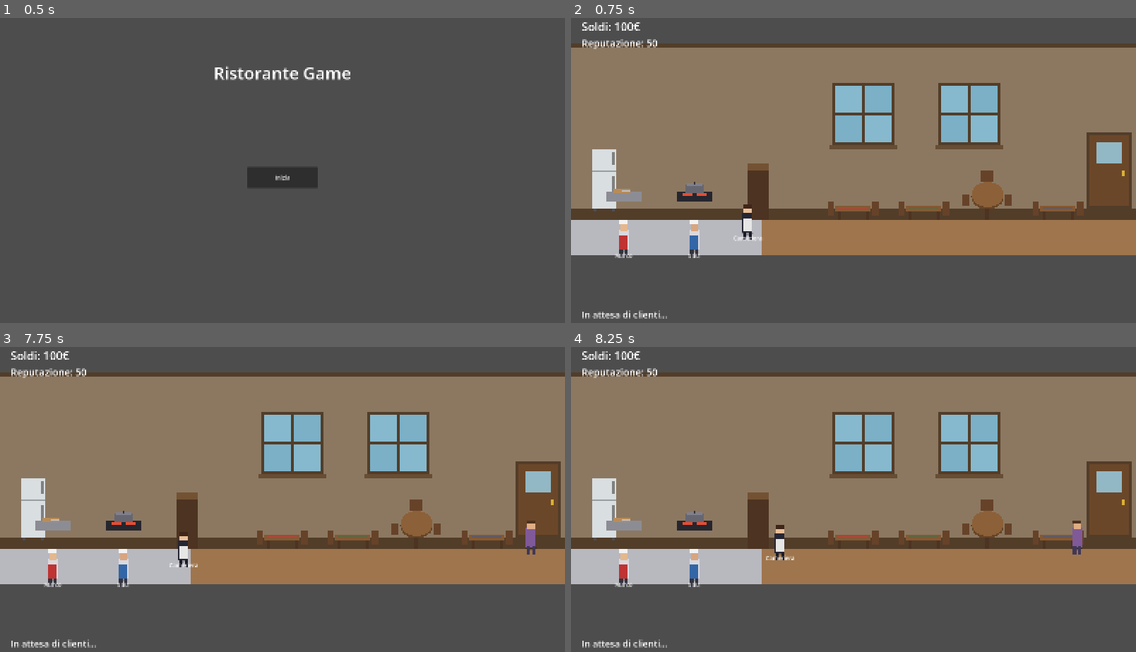
Above: before the commit, frames 1-4 (two rows, left to right).
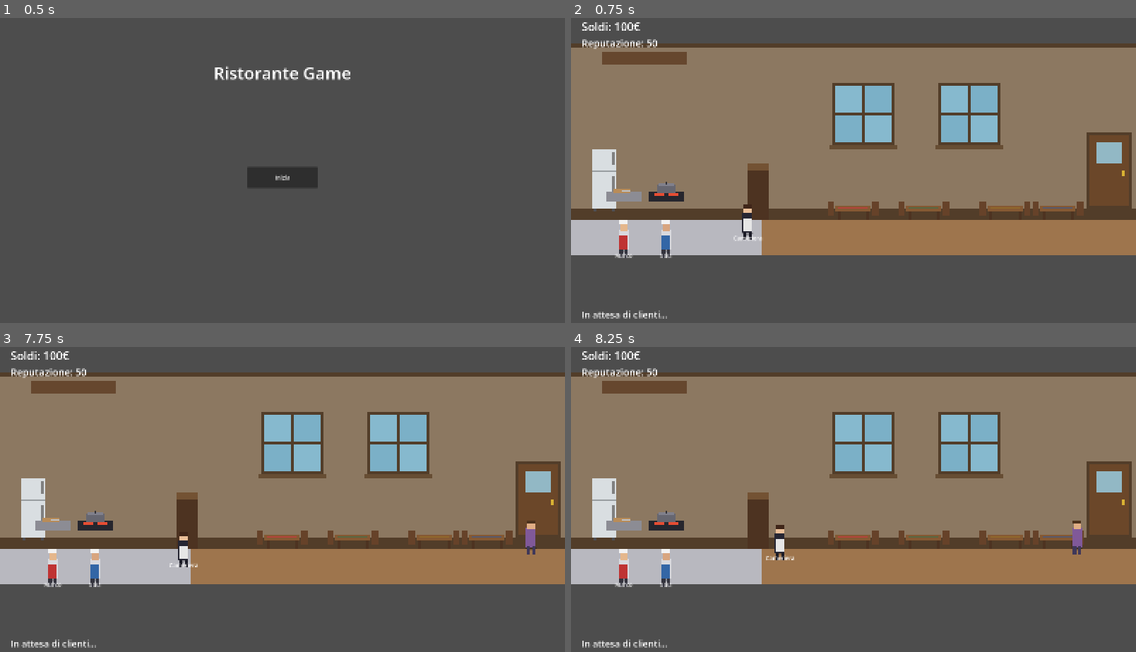
Above: after the commit, the same moments.

Repository: damarogiulio7-maker/ristorante-game
Game: Godot game, scene res://scenes/ui/main_menu.tscn
Two runs of this game, one before a commit and one after it. Both use one fixed random seed, a clock stepped at 60 frames per second and the inputs below.
Inputs (mouse positions are in pixels of both pictures, inside the frame that each line leads up to):
- Up to frame 1 (0.5 s): no input
- Up to frame 2 (0.75 s): click "Inizia" at 0.5 s
- Up to frame 3 (7.75 s): tap Enter at 1.25, 2.75, 4.25 s; move the mouse to (282, 536) at 1.27 s; click (282, 536) at 1.42 s; tap Space at 2, 3.5, 5 s; move the mouse to (350, 536) at 2.02 s; click (350, 536) at 2.17 s; move the mouse to (418, 523) at 2.77 s; click (418, 523) at 2.92 s; move the mouse to (485, 536) at 3.52 s; click (485, 536) at 3.67 s; move the mouse to (452, 542) at 4.27 s; click (452, 542) at 4.42 s; move the mouse to (113, 447) at 5.02 s; click (113, 447) at 5.17 s; move the mouse to (310, 496) at 5.77 s; click (310, 496) at 5.92 s; move the mouse to (197, 417) at 6.52 s; click (197, 417) at 6.67 s; move the mouse to (406, 481) at 7.27 s; click (406, 481) at 7.42 s
- Up to frame 4 (8.25 s): move the mouse to (740, 511) at 8.02 s; click (740, 511) at 8.17 s

Frame 1 is identical in both runs. In frame 2, 2.2% of the frame differs, in the area x 5-82%, y 11-79%; in frame 3, 2.2%; in frame 4, 2.2%.

Commit message:
fortificazione del sistema

Diff:
--- a/project.godot
+++ b/project.godot
@@ -1,23 +1,14 @@
 ; Engine configuration file.
-; It's best edited using the editor UI and not directly,
-; since the parameters that go here are not all obvious.
-;
-; Format:
-;   [section] ; section goes between []
-;   param=value ; assign values to parameters
+; Non modificare manualmente le sezioni tra [] se non sai cosa fai.
 
 config_version=5
-
-[animation]
-
-compatibility/default_parent_skeleton_in_mesh_instance_3d=true
 
 [application]
 
 config/name="Ristorante Game"
 config/description="Gestionale/simulazione di ristorante ispirato al mondo della cucina reale."
 run/main_scene="res://scenes/ui/main_menu.tscn"
-config/features=PackedStringArray("4.7", "Mobile")
+config/features=PackedStringArray("4.3", "Mobile")
 config/icon="res://assets/sprites/icon.svg"
 
 [display]
--- a/scenes/kitchen/kitchen_room.tscn
+++ b/scenes/kitchen/kitchen_room.tscn
@@ -398,74 +398,79 @@
 color = Color(0.75, 0.4, 0.2, 1)
 polygon = PackedVector2Array(-6, 0, -4, -4, 0, -6, 4, -4, 6, 0, 4, 4, 0, 6, -4, 4)
 
-[node name="RoundTable" type="Node2D" parent="Environment/Tables"]
-position = Vector2(1180, 440)
+[node name="Table4" type="Node2D" parent="Environment/Tables"]
+position = Vector2(1180, 430)
 script = ExtResource("6")
-seat_offset = Vector2(60, 5)
-
-[node name="Leg" type="ColorRect" parent="Environment/Tables/RoundTable"]
-offset_left = -6.0
+seat_offset = Vector2(113, 25)
+
+[node name="Leg1" type="ColorRect" parent="Environment/Tables/Table4"]
+offset_left = 5.0
+offset_top = 40.0
+offset_right = 13.0
+offset_bottom = 70.0
+color = Color(0.3, 0.2, 0.13, 1)
+
+[node name="Leg2" type="ColorRect" parent="Environment/Tables/Table4"]
+offset_left = 87.0
+offset_top = 40.0
+offset_right = 95.0
+offset_bottom = 70.0
+color = Color(0.3, 0.2, 0.13, 1)
+
+[node name="Top" type="ColorRect" parent="Environment/Tables/Table4"]
+offset_left = 0.0
 offset_top = 30.0
-offset_right = 6.0
-offset_bottom = 60.0
-color = Color(0.3, 0.2, 0.13, 1)
-
-[node name="TopShadow" type="Polygon2D" parent="Environment/Tables/RoundTable"]
-color = Color(0.4, 0.27, 0.15, 1)
-polygon = PackedVector2Array(-46, -6, -40, -26, -22, -38, 0, -42, 22, -38, 40, -26, 46, -6, 40, 14, 22, 26, 0, 30, -22, 26, -40, 14)
-
-[node name="Top" type="Polygon2D" parent="Environment/Tables/RoundTable"]
-position = Vector2(0, -6)
-color = Color(0.55, 0.38, 0.22, 1)
-polygon = PackedVector2Array(-46, -6, -40, -26, -22, -38, 0, -42, 22, -38, 40, -26, 46, -6, 40, 14, 22, 26, 0, 30, -22, 26, -40, 14)
-
-[node name="ChairBack" type="ColorRect" parent="Environment/Tables/RoundTable"]
-offset_left = -18.0
-offset_top = -80.0
-offset_right = 18.0
-offset_bottom = -46.0
+offset_right = 100.0
+offset_bottom = 46.0
+color = Color(0.52, 0.35, 0.2, 1)
+
+[node name="Cloth" type="ColorRect" parent="Environment/Tables/Table4"]
+offset_left = 8.0
+offset_top = 33.0
+offset_right = 92.0
+offset_bottom = 40.0
+color = Color(0.6, 0.45, 0.15, 0.55)
+
+[node name="ChairLeft" type="ColorRect" parent="Environment/Tables/Table4"]
+offset_left = -22.0
+offset_top = 20.0
+offset_right = -4.0
+offset_bottom = 58.0
 color = Color(0.4, 0.26, 0.16, 1)
 
-[node name="ChairLeft" type="ColorRect" parent="Environment/Tables/RoundTable"]
-offset_left = -70.0
-offset_top = -12.0
-offset_right = -50.0
-offset_bottom = 22.0
+[node name="ChairRight" type="ColorRect" parent="Environment/Tables/Table4"]
+offset_left = 104.0
+offset_top = 20.0
+offset_right = 122.0
+offset_bottom = 58.0
 color = Color(0.4, 0.26, 0.16, 1)
 
-[node name="ChairRight" type="ColorRect" parent="Environment/Tables/RoundTable"]
-offset_left = 50.0
-offset_top = -12.0
-offset_right = 70.0
-offset_bottom = 22.0
-color = Color(0.4, 0.26, 0.16, 1)
-
-[node name="ClickArea" type="Area2D" parent="Environment/Tables/RoundTable"]
-position = Vector2(0, -10)
+[node name="ClickArea" type="Area2D" parent="Environment/Tables/Table4"]
+position = Vector2(50, 38)
 input_pickable = true
 
-[node name="Shape" type="CollisionShape2D" parent="Environment/Tables/RoundTable/ClickArea"]
+[node name="Shape" type="CollisionShape2D" parent="Environment/Tables/Table4/ClickArea"]
 shape = SubResource("table_click_shape")
 
-[node name="MoneyIcon" type="Label" parent="Environment/Tables/RoundTable"]
-offset_left = -50.0
-offset_top = -60.0
-offset_right = 50.0
-offset_bottom = -30.0
+[node name="MoneyIcon" type="Label" parent="Environment/Tables/Table4"]
+offset_left = 0.0
+offset_top = -10.0
+offset_right = 100.0
+offset_bottom = 20.0
 theme_override_font_sizes/font_size = 22
 text = ""
 visible = false
 
-[node name="PlateIcon" type="Node2D" parent="Environment/Tables/RoundTable"]
-position = Vector2(0, -6)
-
-[node name="Plate" type="Polygon2D" parent="Environment/Tables/RoundTable/PlateIcon"]
+[node name="PlateIcon" type="Node2D" parent="Environment/Tables/Table4"]
+position = Vector2(50, 38)
+
+[node name="Plate" type="Polygon2D" parent="Environment/Tables/Table4/PlateIcon"]
 color = Color(0.95, 0.95, 0.92, 1)
-polygon = PackedVector2Array(-14, 0, -10, -10, 0, -13, 10, -10, 14, 0, 10, 10, 0, 13, -10, 10)
-
-[node name="Food" type="Polygon2D" parent="Environment/Tables/RoundTable/PlateIcon"]
+polygon = PackedVector2Array(-12, 0, -8, -8, 0, -11, 8, -8, 12, 0, 8, 8, 0, 11, -8, 8)
+
+[node name="Food" type="Polygon2D" parent="Environment/Tables/Table4/PlateIcon"]
 color = Color(0.75, 0.4, 0.2, 1)
-polygon = PackedVector2Array(-7, 0, -5, -5, 0, -7, 5, -5, 7, 0, 5, 5, 0, 7, -5, 5)
+polygon = PackedVector2Array(-6, 0, -4, -4, 0, -6, 4, -4, 6, 0, 4, 4, 0, 6, -4, 4)
 
 [node name="Table3" type="Node2D" parent="Environment/Tables"]
 position = Vector2(1330, 430)
@@ -544,6 +549,13 @@
 [node name="Stations" type="Node2D" parent="."]
 position = Vector2(0, 100)
 
+[node name="KitchenCounterBase" type="ColorRect" parent="Stations"]
+offset_left = 90.0
+offset_top = 25.0
+offset_right = 330.0
+offset_bottom = 60.0
+color = Color(0.4, 0.28, 0.18, 1)
+
 [node name="CuttingStation" type="Node2D" parent="Stations"]
 position = Vector2(150, 420)
 script = ExtResource("3")
@@ -589,8 +601,13 @@
 offset_bottom = 4.0
 color = Color(0.95, 0.75, 0.2, 1)
 
+[node name="ActivityIcon" type="Polygon2D" parent="Stations/CuttingStation"]
+position = Vector2(0, -20)
+color = Color(0.8, 0.82, 0.85, 1)
+polygon = PackedVector2Array(-10, 0, 6, -8, 10, -4, -6, 4)
+
 [node name="CookingStation" type="Node2D" parent="Stations"]
-position = Vector2(350, 420)
+position = Vector2(270, 420)
 script = ExtResource("3")
 station_name = "Fuochi a induzione"
 work_time_seconds = 4.0
@@ -655,6 +672,11 @@
 offset_bottom = 4.0
 color = Color(0.95, 0.5, 0.2, 1)
 
+[node name="ActivityIcon" type="Polygon2D" parent="Stations/CookingStation"]
+position = Vector2(0, -20)
+color = Color(0.95, 0.55, 0.15, 1)
+polygon = PackedVector2Array(0, -10, 6, 0, 3, 6, 0, 2, -3, 6, -6, 0)
+
 [node name="Staff" type="Node2D" parent="."]
 position = Vector2(0, 100)
 
@@ -718,7 +740,7 @@
 horizontal_alignment = 1
 
 [node name="Cuoco2" type="Node2D" parent="Staff"]
-position = Vector2(350, 550)
+position = Vector2(270, 550)
 script = ExtResource("4")
 staff_name = "Sara"
 skill_level = 2
--- a/scripts/customer/customer.gd
+++ b/scripts/customer/customer.gd
@@ -3,7 +3,7 @@
 
 ## Un cliente del ristorante. Entra dalla porta, si siede a un tavolo libero,
 ## aspetta che la cameriera prenda l'ordine e porti il cibo, mangia, lascia i
-## soldi sul tavolo ed esce.
+## soldi sul tavolo ed esce. Le gambe scompaiono quando è seduto.
 
 @export var move_speed: float = 140.0
 @export var eating_time_seconds: float = 4.0
@@ -13,9 +13,14 @@
 var entry_position: Vector2 = Vector2.ZERO
 var _eating_timer: float = 0.0
 var _leaving: bool = false
+var _is_seated: bool = false
+
+@onready var leg_left: ColorRect = $LegLeft if has_node("LegLeft") else null
+@onready var leg_right: ColorRect = $LegRight if has_node("LegRight") else null
 
 func _process(delta: float) -> void:
 	if _leaving:
+		_set_seated(false)
 		global_position = global_position.move_toward(entry_position, move_speed * delta)
 		if global_position.distance_to(entry_position) < 4.0:
 			queue_free()
@@ -27,11 +32,22 @@
 	if assigned_table.state == TableSpot.State.WAITING_ORDER or assigned_table.state == TableSpot.State.ORDER_TAKEN:
 		var target: Vector2 = assigned_table.get_seat_position()
 		global_position = global_position.move_toward(target, move_speed * delta)
+		_set_seated(global_position.distance_to(target) < 4.0)
 
 	elif assigned_table.state == TableSpot.State.EATING:
+		_set_seated(true)
 		_eating_timer += delta
 		if _eating_timer >= eating_time_seconds:
 			_finish_meal()
+
+func _set_seated(seated: bool) -> void:
+	if seated == _is_seated:
+		return
+	_is_seated = seated
+	if leg_left:
+		leg_left.visible = not seated
+	if leg_right:
+		leg_right.visible = not seated
 
 func _finish_meal() -> void:
 	if assigned_table:
--- a/scripts/kitchen/station_progress_bar.gd
+++ b/scripts/kitchen/station_progress_bar.gd
@@ -2,9 +2,12 @@
 class_name StationProgressBar
 
 ## Barra visiva che mostra il progresso di lavorazione della stazione a cui
-## è agganciata (nodo genitore). Nascosta quando la stazione è libera.
+## è agganciata (nodo genitore), più un'icona che rimbalza mentre lavora.
 
 @onready var fill: ColorRect = $Fill
+@onready var activity_icon: Node2D = $"../ActivityIcon" if get_parent().has_node("ActivityIcon") else null
+
+var _tween: Tween
 
 func _ready() -> void:
 	var station: Node = get_parent()
@@ -13,12 +16,25 @@
 		station.work_started.connect(_on_started)
 		station.work_completed.connect(_on_completed)
 	visible = false
+	if activity_icon:
+		activity_icon.visible = false
 
 func _on_started(_item_name: String) -> void:
 	visible = true
+	if activity_icon:
+		activity_icon.visible = true
+		_tween = create_tween().set_loops()
+		_tween.tween_property(activity_icon, "scale", Vector2(1.3, 0.7), 0.2)
+		_tween.tween_property(activity_icon, "scale", Vector2(0.85, 1.15), 0.2)
+		_tween.tween_property(activity_icon, "scale", Vector2(1, 1), 0.15)
 
 func _on_progress(fraction: float) -> void:
 	fill.offset_right = -30.0 + 60.0 * fraction
 
 func _on_completed(_item_name: String, _result_name: String) -> void:
 	visible = false
+	if _tween:
+		_tween.kill()
+	if activity_icon:
+		activity_icon.visible = false
+		activity_icon.scale = Vector2(1, 1)
--- a/scripts/kitchen/table_spot.gd
+++ b/scripts/kitchen/table_spot.gd
@@ -25,8 +25,17 @@
 func _ready() -> void:
 	if click_area:
 		click_area.input_event.connect(_on_click_area_input)
+		click_area.mouse_entered.connect(_on_mouse_entered)
+		click_area.mouse_exited.connect(_on_mouse_exited)
 	if plate_icon:
 		plate_icon.visible = false
+
+func _on_mouse_entered() -> void:
+	if state == State.DIRTY_WITH_MONEY:
+		Input.set_default_cursor_shape(Input.CURSOR_POINTING_HAND)
+
+func _on_mouse_exited() -> void:
+	Input.set_default_cursor_shape(Input.CURSOR_ARROW)
 
 func _process(_delta: float) -> void:
 	if state != _last_state:
@@ -59,3 +68,4 @@
 	state = State.EMPTY
 	if money_icon:
 		money_icon.visible = false
+	Input.set_default_cursor_shape(Input.CURSOR_ARROW)
--- a/scripts/staff/waitress.gd
+++ b/scripts/staff/waitress.gd
@@ -2,12 +2,14 @@
 class_name Waitress
 
 ## La cameriera collega clienti e cucina: va ai tavoli con clienti in attesa,
-## prende l'ordine e lo passa al GameManager, poi quando il piatto è pronto
-## lo ritira in cucina e lo porta al tavolo giusto.
+## si ferma un attimo a "parlare" e prendere l'ordine, lo passa al
+## GameManager, poi quando il piatto è pronto lo ritira in cucina e lo
+## porta al tavolo giusto.
 
-enum State { IDLE, GOING_TO_ORDER, WAITING_FOR_FOOD, GOING_TO_KITCHEN, GOING_TO_SERVE }
+enum State { IDLE, GOING_TO_ORDER, TALKING, WAITING_FOR_FOOD, GOING_TO_KITCHEN, GOING_TO_SERVE }
 
 @export var move_speed: float = 150.0
+@export var talk_time_seconds: float = 1.2
 
 var tables: Array[TableSpot] = []
 var recipes: Array[Recipe] = []
@@ -17,6 +19,7 @@
 var state: State = State.IDLE
 var _current_table: TableSpot = null
 var _current_order: Dictionary = {}
+var _talk_timer: float = 0.0
 
 func _ready() -> void:
 	if game_manager:
@@ -28,6 +31,10 @@
 			_find_table_to_serve()
 		State.GOING_TO_ORDER:
 			_move_toward(_current_table.global_position, delta, _on_reached_table_for_order)
+		State.TALKING:
+			_talk_timer += delta
+			if _talk_timer >= talk_time_seconds:
+				_take_order()
 		State.GOING_TO_KITCHEN:
 			_move_toward(kitchen_pickup_position, delta, _on_reached_kitchen)
 		State.GOING_TO_SERVE:
@@ -48,6 +55,10 @@
 			return
 
 func _on_reached_table_for_order() -> void:
+	_talk_timer = 0.0
+	state = State.TALKING
+
+func _take_order() -> void:
 	var recipe: Recipe = recipes[randi() % recipes.size()]
 	_current_order = {
 		"item_name": recipe.recipe_name,
